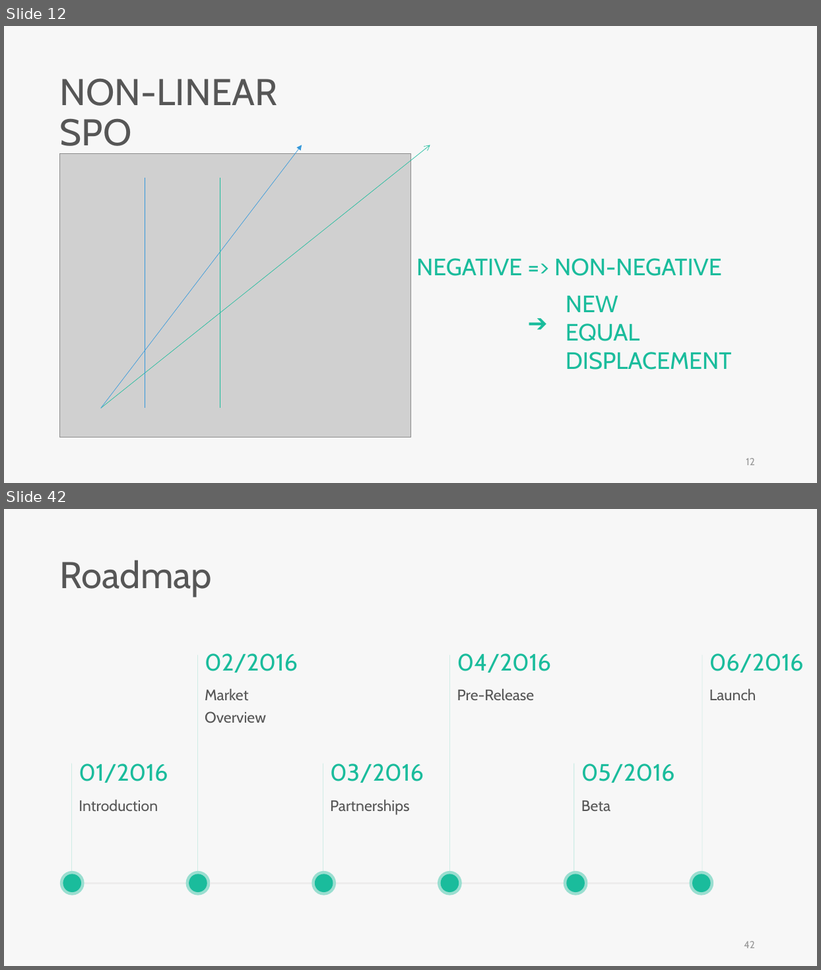
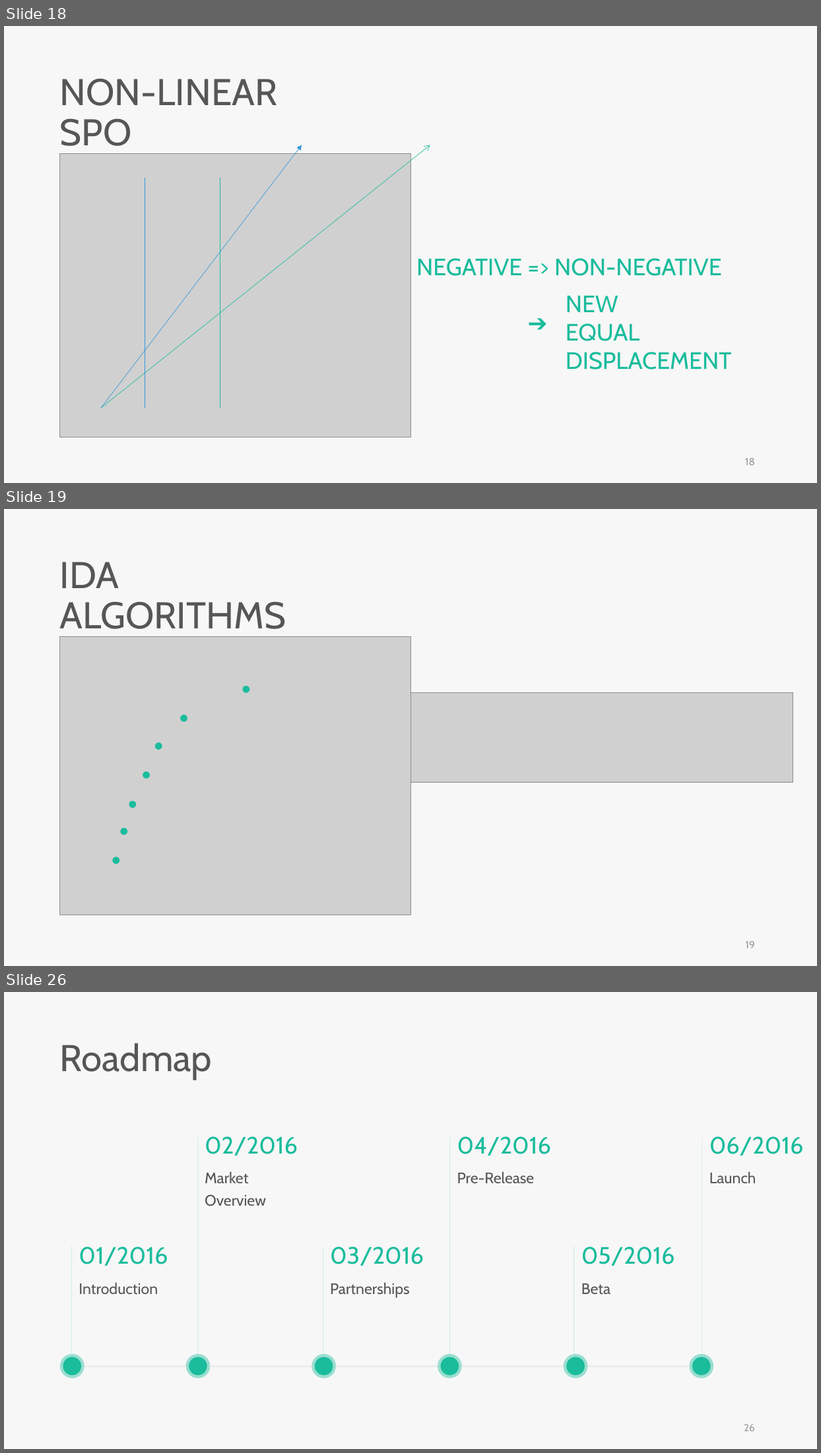
Before and after one commit to skyran1278/VbaProject, a slide deck: 20180126_SmartSplice/20180901_Meeting/Incremental dynamic analysis.pptx. Shown one above the other, each under a label of ours: slides 12 and 42 before the commit, slides 18, 19 and 26 after it; the slides between them are not shown. The pictures are 821x970 and 821x1453 pixels, drawn with LibreOffice and Linux fonts; fonts in the diff are those of the drawing; grey boxes stand for pictures. Boxes give left, top, right and bottom in pixels: in the first picture for what was removed or moved away, otherwise in the second. Text is boxed around its words. In the diff, an @@ line names an element or a change of style, - is before the commit and + after.

```diff
--- a/20180126_SmartSplice/20180901_Meeting/Incremental dynamic analysis.pptx
+++ b/20180126_SmartSplice/20180901_Meeting/Incremental dynamic analysis.pptx
@@ slide 19 added at (x1=4, y1=509, x2=817, y2=966), background #F7F7F7 @@
@@ text added at (x1=60, y1=562, x2=286, y2=637), 44 pt, text #565656 @@
+IDA ALGORITHMS
@@ picture added at (x1=60, y1=637, x2=411, y2=916) @@
@@ ellipse added at (x1=242, y1=686, x2=250, y2=693), fill #1ABC9C @@
@@ picture added at (x1=411, y1=692, x2=793, y2=783) @@
@@ ellipse added at (x1=180, y1=714, x2=187, y2=722), fill #1ABC9C @@
@@ ellipse added at (x1=155, y1=743, x2=162, y2=750), fill #1ABC9C @@
@@ ellipse added at (x1=143, y1=772, x2=150, y2=779), fill #1ABC9C @@
@@ ellipse added at (x1=129, y1=801, x2=137, y2=809), fill #1ABC9C @@
@@ ellipse added at (x1=121, y1=828, x2=128, y2=835), fill #1ABC9C @@
@@ ellipse added at (x1=113, y1=857, x2=120, y2=865), fill #1ABC9C @@
@@ page number added at (x1=746, y1=941, x2=755, y2=949), 12 pt, text #9A9A9A @@
+19
@@ what was slide 12 is now slide 18 @@
@@ page number at (x1=745, y1=458, x2=755, y2=466): text changed @@
-12
+18
@@ what was slide 42 is now slide 26 @@
@@ page number at (x1=744, y1=1424, x2=755, y2=1432): text changed @@
-42
+26
```
Also in this commit, not shown: 4 slides changed, 13 other slides added, 1 other file.
